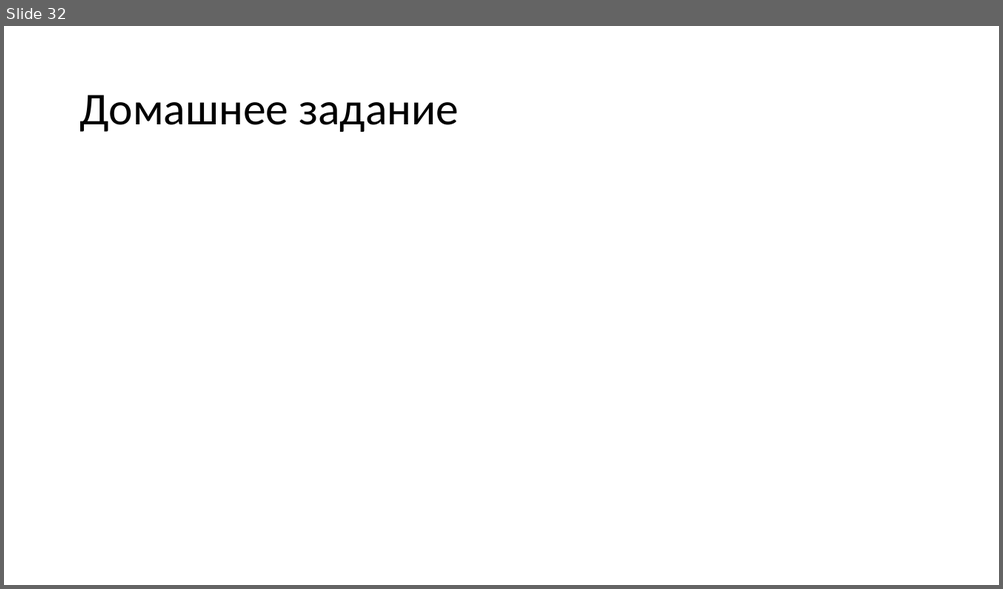
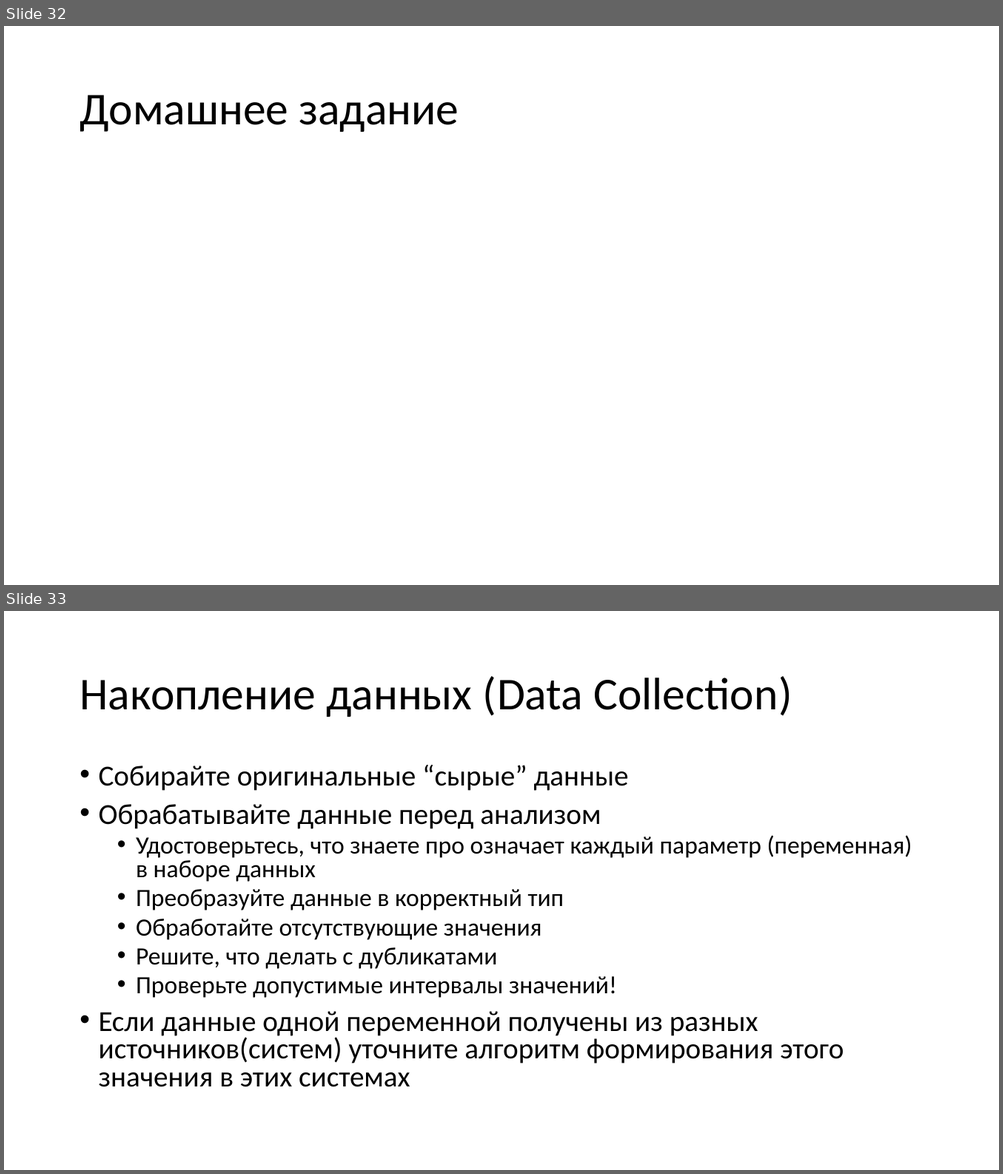
Before and after one commit to zubarevnka/MD-DA-2017, a slide deck: 5.0 Анализ данных. Начало.pptx. Shown one above the other, each under a label of ours: slide 32 before the commit, slides 32 and 33 after it. The pictures are 1003x589 and 1003x1174 pixels, drawn with LibreOffice and Linux fonts; fonts in the diff are those of the drawing. Boxes give left, top, right and bottom in pixels: in the first picture for what was removed or moved away, otherwise in the second. Text is boxed around its words. In the diff, an @@ line names an element or a change of style, - is before the commit and + after.

```diff
--- a/5.0 Анализ данных. Начало.pptx
+++ b/5.0 Анализ данных. Начало.pptx
@@ slide 33 added at (4,611,999,1170), background #FFFFFF @@
@@ title added at (79,676,791,717), 44 pt, text #000000 @@
+Накопление данных (Data Collection)
@@ text added at (99,765,912,1088), 24 pt, text #000000 @@
+• Собирайте оригинальные “сырые” данные
+• Обрабатывайте данные перед анализом
+  • Удостоверьтесь, что знаете про означает каждый параметр (переменная) в наборе данных
+  • Преобразуйте данные в корректный тип
+  • Обработайте отсутствующие значения
+  • Решите, что делать с дубликатами
+  • Проверьте допустимые интервалы значений!
+• Если данные одной переменной получены из разных источников(систем) уточните алгоритм формирования этого значения в этих системах
```
Also in this commit, not shown: 1 slide changed, 3 other slides added.
